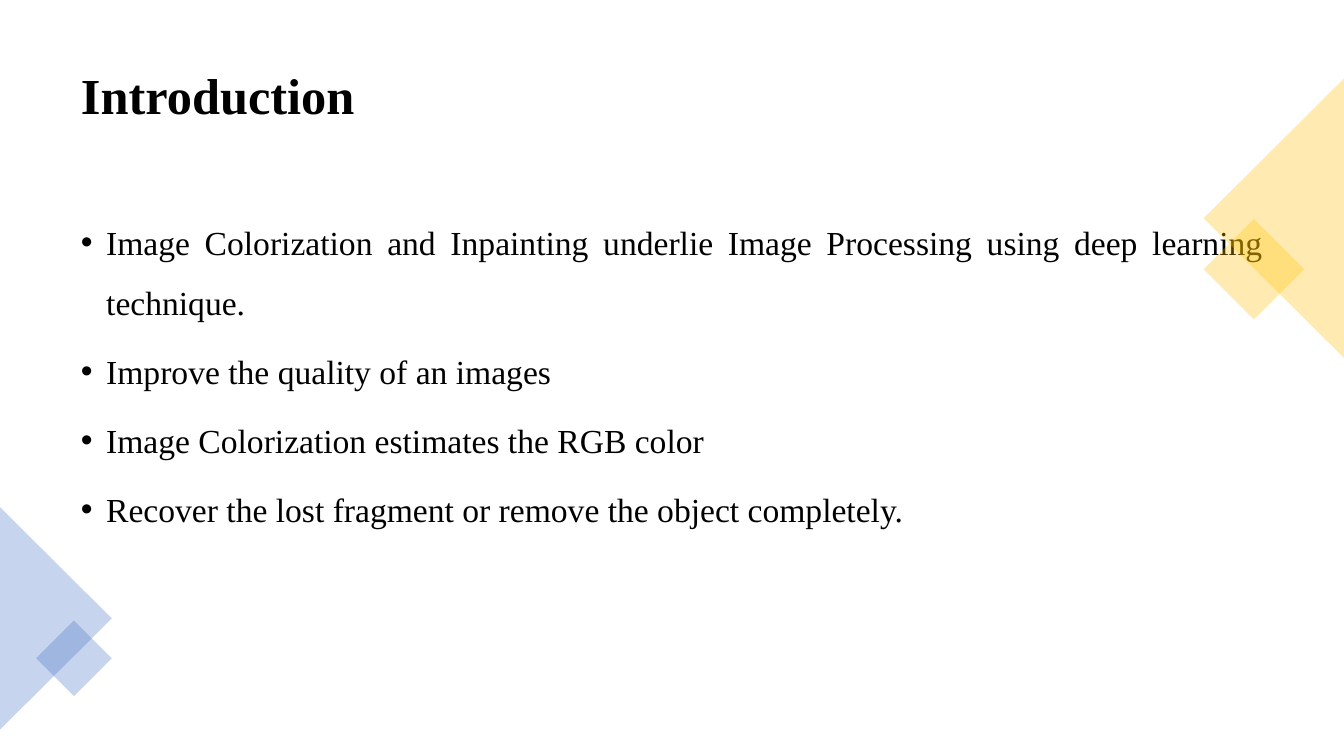
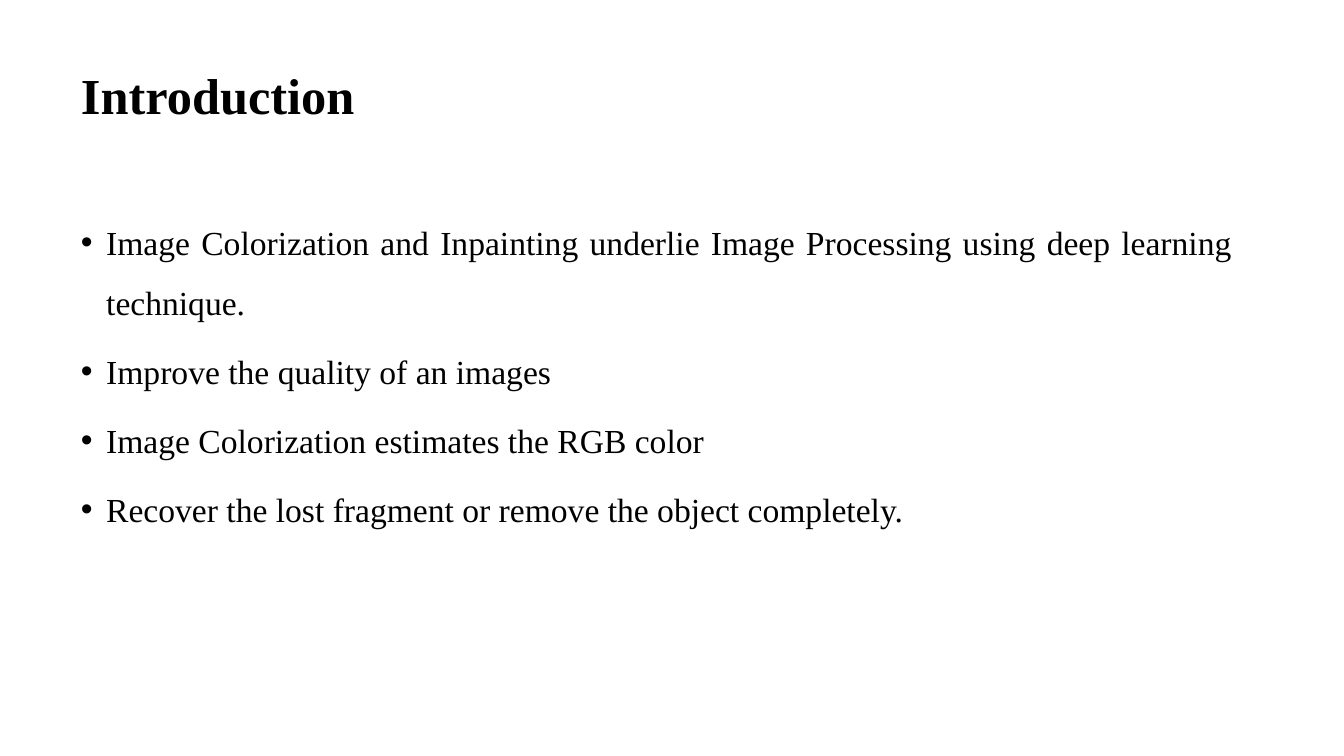
Before and after one commit to sujanW0W/MajorProject, a slide deck: slide 2 of Image colorization and Inpainting/Image inpainting and colourization.pptx. Drawn at 1344x756 pixels with LibreOffice and Linux fonts; fonts in the diff are those of the drawing. Boxes give left, top, right and bottom in pixels: in the first picture for what was removed or moved away, otherwise in the second. Text is boxed around its words. In the diff, an @@ line names an element or a change of style, - is before the commit and + after.

```diff
--- a/Image colorization and Inpainting/Image inpainting and colourization.pptx
+++ b/Image colorization and Inpainting/Image inpainting and colourization.pptx
@@ triangle removed at [1204,79,1344,358] @@
@@ text "Image Colorization and Inpainting underlie ..." rewrapped from [106,228,1262,529] to [106,231,1231,529] @@
@@ rectangle removed at [1204,219,1305,320] @@
@@ triangle removed at [0,507,112,730] @@
@@ rectangle removed at [36,620,112,696] @@
```
Also in this commit, not shown: 14 other slides changed, 8 slides added.
